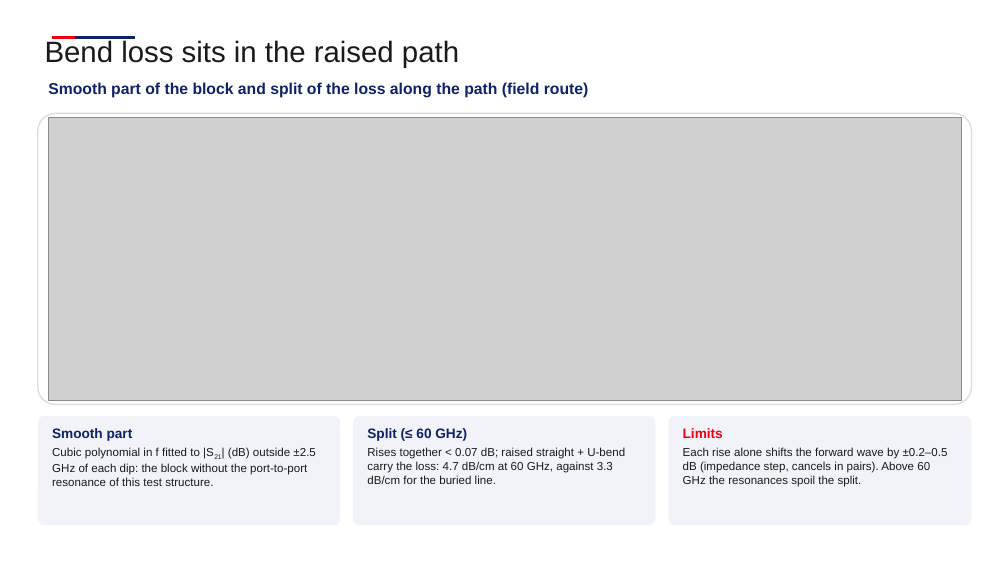
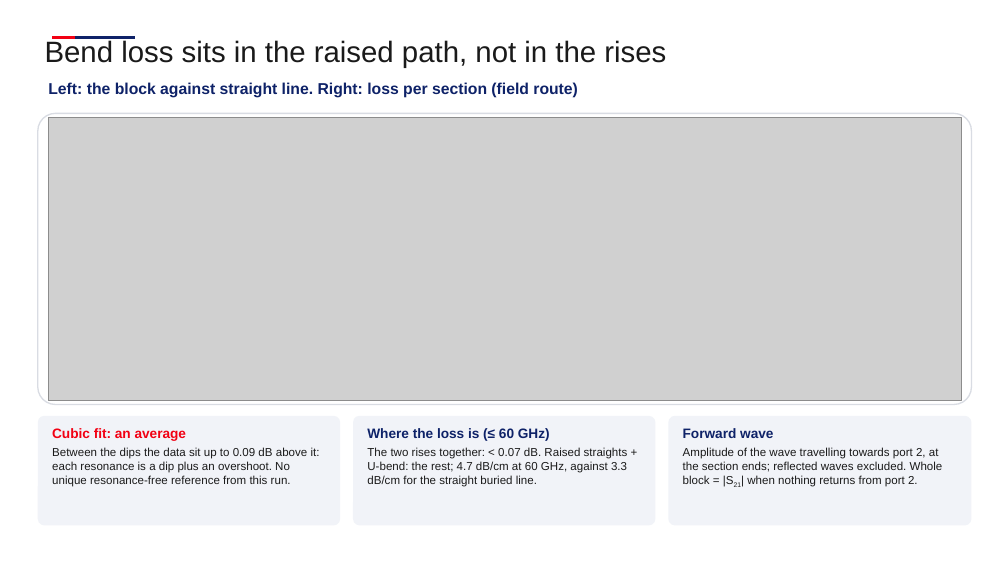
Before and after one commit to andreimuresian/claude, a slide deck: slide 10 of docs/cst/Equalization/Equalisation.pptx. Drawn at 1008x567 pixels with LibreOffice and Linux fonts; fonts in the diff are those of the drawing; grey boxes stand for pictures; background and template pictures are left out. Boxes give left, top, right and bottom in pixels: in the first picture for what was removed or moved away, otherwise in the second. Text is boxed around its words. In the diff, an @@ line names an element or a change of style, - is before the commit and + after.

```diff
--- a/docs/cst/Equalization/Equalisation.pptx
+++ b/docs/cst/Equalization/Equalisation.pptx
@@ text at <box>45,40,666,68</box>: text changed @@
-Bend loss sits in the raised path
+Bend loss sits in the raised path, not in the rises
@@ text at <box>48,82,578,98</box>: text changed @@
-Smooth part of the block and split of the loss along the path (field route)
+Left: the block against straight line. Right: loss per section (field route)
@@ text at <box>52,428,320,487</box>: text changed @@
-Smooth part
-Cubic polynomial in f fitted to |S21| (dB) outside ±2.5 GHz of each dip: the block without the port-to-port resonance of this test structure.
+Cubic fit: an average
+Between the dips the data sit up to 0.09 dB above it: each resonance is a dip plus an overshoot. No unique resonance-free reference from this run.
@@ text at <box>367,428,628,487</box>: text changed @@
-Split (≤ 60 GHz)
-Rises together < 0.07 dB; raised straight + U-bend carry the loss: 4.7 dB/cm at 60 GHz, against 3.3 dB/cm for the buried line.
+Where the loss is (≤ 60 GHz)
+The two rises together: < 0.07 dB. Raised straights + U-bend: the rest; 4.7 dB/cm at 60 GHz, against 3.3 dB/cm for the straight buried line.
@@ text at <box>683,428,943,487</box>: text changed @@
-Limits
-Each rise alone shifts the forward wave by ±0.2–0.5 dB (impedance step, cancels in pairs). Above 60 GHz the resonances spoil the split.
+Forward wave
+Amplitude of the wave travelling towards port 2, at the section ends; reflected waves excluded. Whole block = |S21| when nothing returns from port 2.
```
Also in this commit, not shown: 2 other slides changed, 4 other files.
